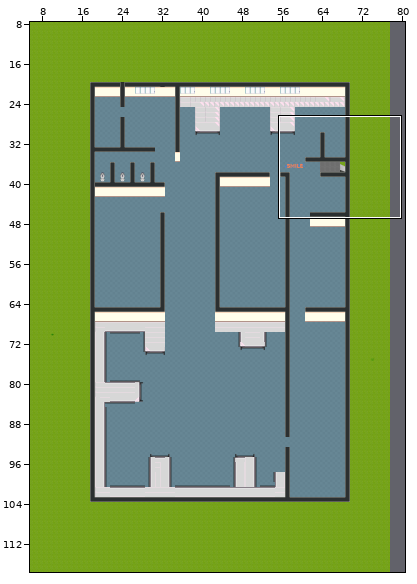
Two states of a Tiled map (JSON), maps/grenoble_agency.json. Above, an overview of the earlier version with the close-up marked.
Close-up. Old version:
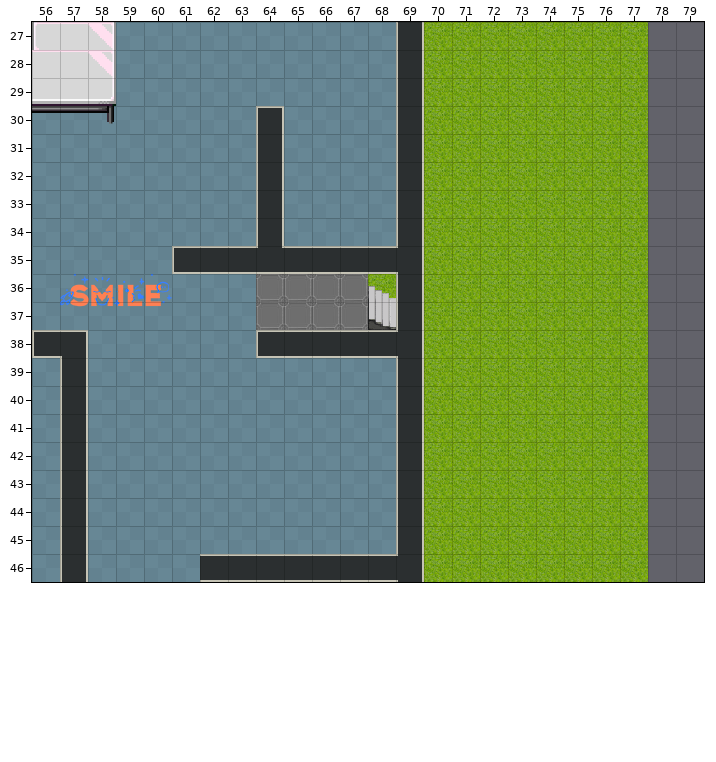
Cells are 32x32 px. Shown: x 56..79, y 27..46. The commit also changed other parts of the map, which this record leaves out.
Now the later version:
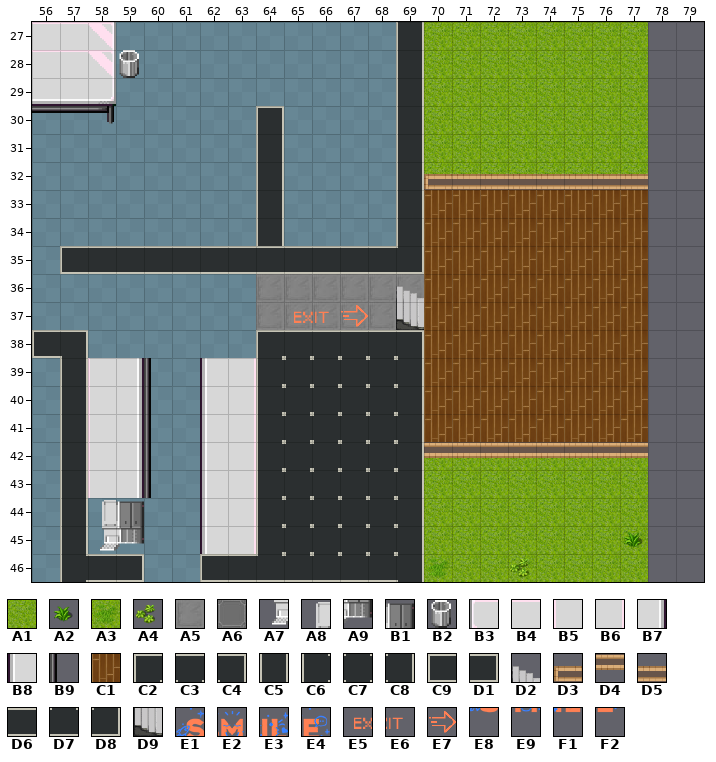
Key: from "custom_outdoor_1": A1 0, A2 9, A3 10, A4 11; from "floortileset": A5 23, A6 28; from "office_1": A7 56 turned 270, A8 57 turned 270, A9 72 turned 270, B1 73 turned 270, B2 96, B3 152, B4 153, B5 153 turned 270, B6 153 turned 90, B7 169 turned 270, B8 169 turned 90, B9 185 turned 270; from "office_2": C1 2, C2 7, C3 8, C4 9, C5 19, C6 20, C7 21, C8 22, C9 23, D1 25, D2 27, D3 29 turned 270, D4 30 turned 270, D5 31 turned 270, D6 32, D7 34, D8 35, D9 40; from "sign_and_text": E1 0, E2 1, E3 2, E4 3, E5 4, E6 5, E7 6 turned 90, E8 8, E9 9, F1 10, F2 11.
__ is an empty cell, ## one hidden under a higher layer.
Tiles of an added or newly shown layer are drawn over the layers below it.
See-through tiles are keyed as they look on the map.
Edits made:
Layer "ground 1":
y 33..35: x 70..77 A1 A1 A1 A1 A1 A1 A1 A1 -> ## ## ## ## ## ## ## ##
y 36: x 68 A1 -> ##; x 70..77 A1 A1 A1 A1 A1 A1 A1 A1 -> ## ## ## ## ## ## ## ##
y 37..41: x 70..77 A1 A1 A1 A1 A1 A1 A1 A1 -> ## ## ## ## ## ## ## ##
Layer "ground 2":
y 35: x 57..61 __ __ __ __ C9 -> C9 D6 D6 D6 D6; x 64 D7 -> D6; x 69 C8 -> D8
y 36: x 64..69 A6 A6 A6 A6 __ C5 -> A5 A5 A5 A5 A5 A5
y 37: x 64..69 A6 A6 A6 A6 __ C5 -> A5 A5 A5 A5 A5 ##
y 38: x 64..69 C9 D6 D6 D6 D6 C8 -> C2 C3 C3 C3 C3 C4
y 39..44: x 64..69 __ __ __ __ __ C5 -> C6 C7 C7 C7 C7 C8
y 45: x 64..69 __ __ __ __ __ C5 -> C6 C7 C7 C7 C7 C8; x 77 __ -> A2
y 46: x 57..59 C5 __ __ -> C6 D6 D1; x 62 D6 -> C9; x 64..68 D6 D6 D6 D6 D6 -> D7 D7 D7 D7 D7; x 70 __ -> A3; x 73 __ -> A4
Layer "layer 1":
y 27: x 56 __ -> B4
y 28: x 59 __ -> B2
y 33..35: x 70..77 __ __ __ __ __ __ __ __ -> C1 C1 C1 C1 C1 C1 C1 C1
y 36: x 68..77 D2 __ __ __ __ __ __ __ __ __ -> __ D2 C1 C1 C1 C1 C1 C1 C1 C1
y 37: x 68..77 D9 __ __ __ __ __ __ __ __ __ -> __ D9 C1 C1 C1 C1 C1 C1 C1 C1
y 38: x 70..77 __ __ __ __ __ __ __ __ -> C1 C1 C1 C1 C1 C1 C1 C1
y 39..41: x 58..60 __ __ __ -> B5 B7 B9; x 62..63 __ __ -> B8 B6; x 70..77 __ __ __ __ __ __ __ __ -> C1 C1 C1 C1 C1 C1 C1 C1
y 42..43: x 58..60 __ __ __ -> B5 B7 B9; x 62..63 __ __ -> B8 B6
y 44..45: x 62..63 __ __ -> B8 B6
Layer "layer 2":
y 27: x 56 B3 -> __
y 32: x 70..77 __ __ __ __ __ __ __ __ -> D3 D5 D5 D5 D5 D5 D5 D5
y 36: x 57..60 E1 E2 E3 E4 -> __ __ __ __
y 37: x 57..60 E8 E9 F1 F2 -> __ __ __ __; x 65..67 __ __ __ -> E5 E6 E7
y 42: x 70..77 __ __ __ __ __ __ __ __ -> D4 D4 D4 D4 D4 D4 D4 D4
Layer "Layer 3" (added):
y 44: x 58..59 __ __ -> A8 B1
y 45: x 58..59 __ __ -> A7 A9
Changed places in both close-ups, as pixel boxes (x1, y1, x2, y2):
changed: (32, 22, 39, 50)
added: (119, 50, 139, 78)
changed: (200, 174, 648, 580)
changed: (60, 246, 174, 307)
changed: (86, 358, 151, 582)
